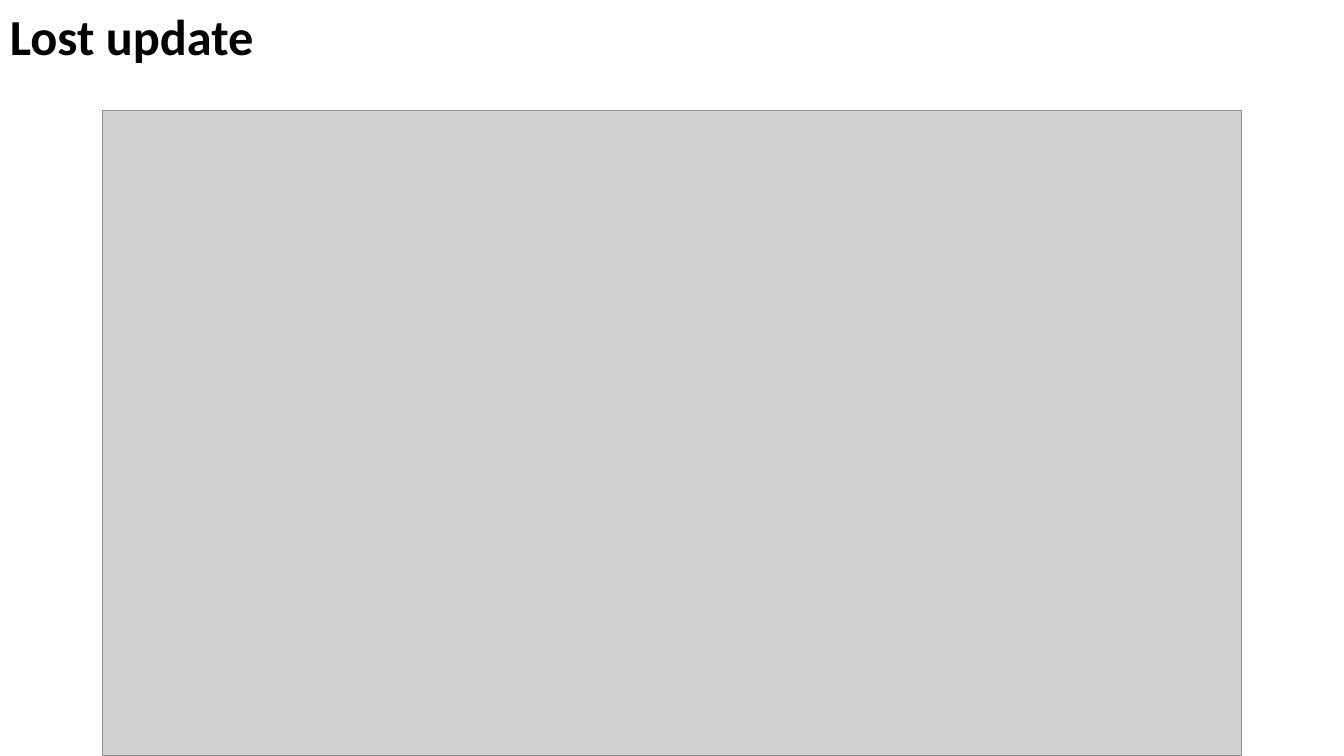
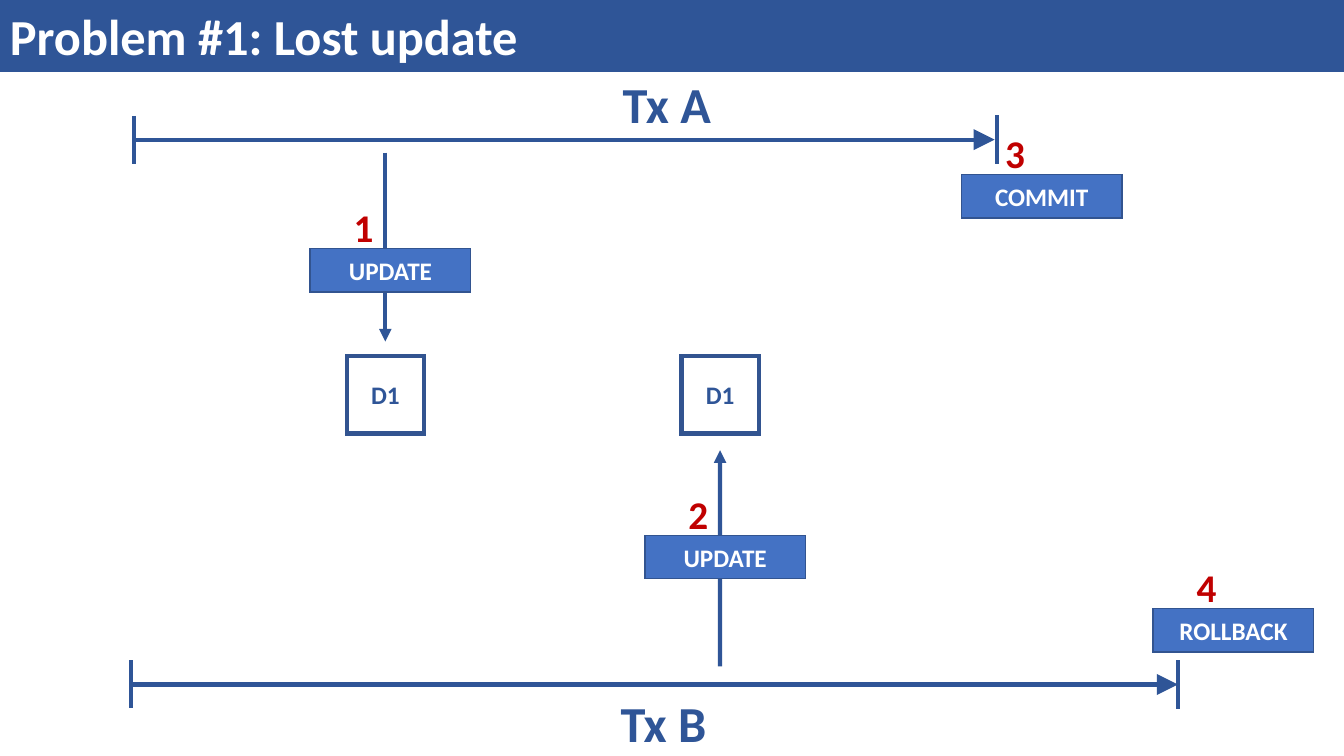
Before and after one commit to mbranko/isa19, a slide deck: slide 1 of 08-tx/tx.pptx. Drawn at 1344x756 pixels with LibreOffice and Linux fonts; fonts in the diff are those of the drawing; grey boxes stand for pictures. Boxes give left, top, right and bottom in pixels: in the first picture for what was removed or moved away, otherwise in the second. Text is boxed around its words. In the diff, an @@ line names an element or a change of style, - is before the commit and + after.

Commit message:
Dodati primeri za probleme sa tx

```diff
--- a/08-tx/tx.pptx
+++ b/08-tx/tx.pptx
@@ rectangle "Problem #1: Lost update": place and size @@
-rectangle "Problem #1: Lost update" at (10,19,254,63)
+rectangle "Problem #1: Lost update" at (0,0,1344,72)
@@ rectangle "Problem #1: Lost update" at (0,0,1344,72): fill none to #2F5597; outline none to #2F5597 0.75 pt @@
@@ text in rectangle at (10,19,518,63): text changed; text colour #000000 to #FFFFFF @@
-Lost update
+Problem #1: Lost update
@@ picture removed at (103,111,1242,756) @@
@@ line added from (134, 116) to (134, 164), #2F5597 3 pt @@
@@ text added at (623,90,710,123), 36 pt, text #2F5597, bold @@
+Tx A
@@ line added from (997, 116) to (997, 163), #2F5597 3 pt @@
@@ arrow added from (134, 140) to (995, 140), #2F5597 3 pt @@
@@ text added at (1005,142,1025,178), 28 pt, text #C00000, bold @@
+3
@@ arrow added from (385, 153) to (385, 342), #2F5597 3 pt @@
@@ rectangle added at (962,174,1122,218), fill #4472C4, outline #325491 1 pt, 18 pt, text #FFFFFF, bold @@
+COMMIT
@@ text added at (354,216,374,252), 28 pt, text #C00000, bold @@
+1
@@ rectangle added at (311,249,471,292), fill #4472C4, outline #325491 1 pt, 18 pt, text #FFFFFF, bold @@
+UPDATE
@@ rectangle added at (347,356,424,434), outline #325491 3 pt, 18 pt, text #2F5597, bold @@
+D1
@@ rectangle added at (682,356,759,434), outline #325491 3 pt, 18 pt, text #2F5597, bold @@
+D1
@@ arrow added from (720, 666) to (720, 451), #2F5597 3 pt @@
@@ text added at (688,503,708,539), 28 pt, text #C00000, bold @@
+2
@@ rectangle added at (645,535,806,579), fill #4472C4, outline #325491 1 pt, 18 pt, text #FFFFFF, bold @@
+UPDATE
@@ text added at (1197,576,1217,612), 28 pt, text #C00000, bold @@
+4
@@ rectangle added at (1153,609,1314,652), fill #4472C4, outline #325491 1 pt, 18 pt, text #FFFFFF, bold @@
+ROLLBACK
@@ line added from (131, 660) to (131, 709), #2F5597 3 pt @@
@@ arrow added from (132, 685) to (1179, 685), #2F5597 3 pt @@
@@ line added from (1179, 660) to (1179, 709), #2F5597 3 pt @@
@@ text added at (621,709,706,742), 36 pt, text #2F5597, bold @@
+Tx B
```
Also in this commit, not shown: 1 other slide changed, 4 slides added, 4 slides removed, 11 other files.
